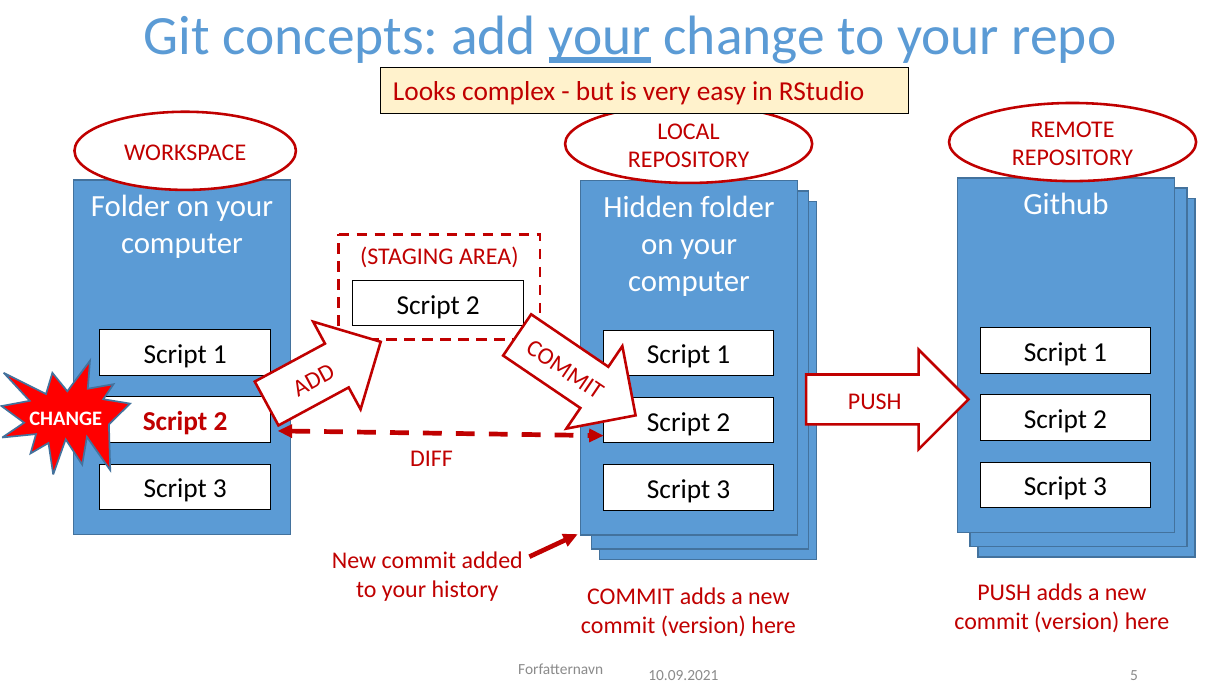
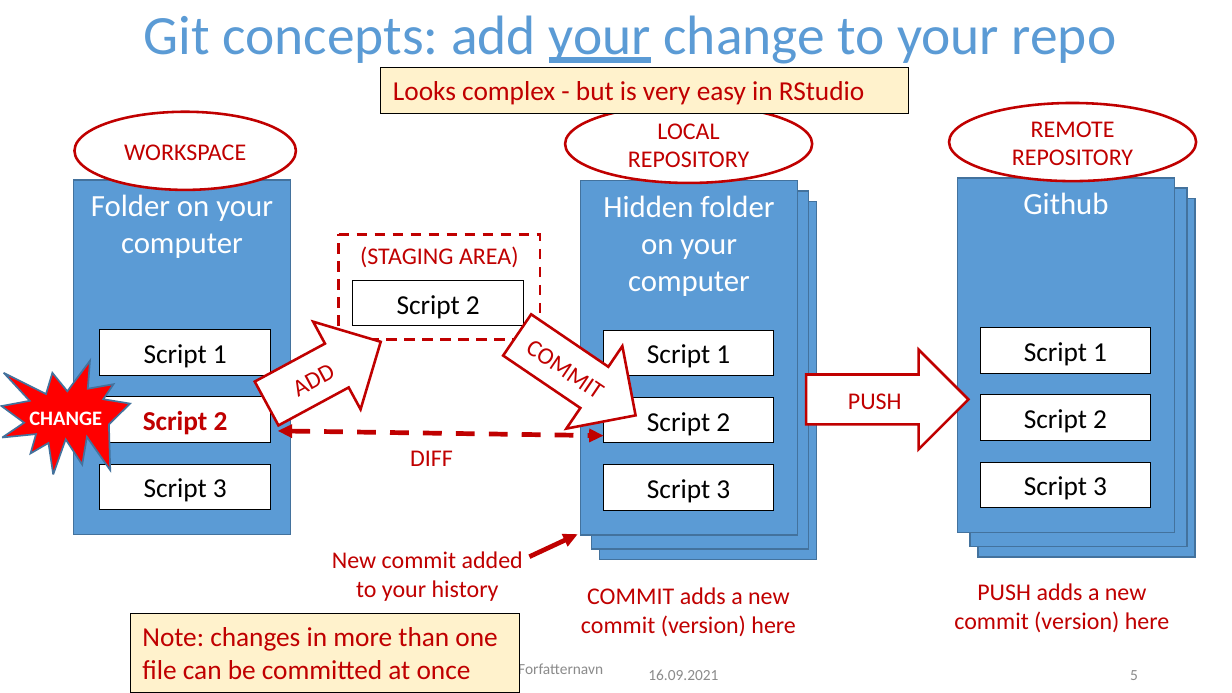
Before and after one commit to NIVANorge/R-Resources, a slide deck: slide 5 of Git concepts.pptx. Drawn at 1232x693 pixels with LibreOffice and Linux fonts; fonts in the diff are those of the drawing; background and template pictures are left out. Boxes give left, top, right and bottom in pixels: in the first picture for what was removed or moved away, otherwise in the second. Text is boxed around its words. In the diff, an @@ line names an element or a change of style, - is before the commit and + after.

Commit message:
Added pages to Github concepts powerpoint

```diff
--- a/Git concepts.pptx
+++ b/Git concepts.pptx
@@ rectangle added at <box>131,614,520,692</box>, fill #FFF2CC, outline #000000 0.75 pt, 16 pt, text #C00000 @@
+Note: changes in more than one file can be committed at once
@@ text at <box>648,669,718,680</box>: text changed @@
-10.09.2021
+16.09.2021
```
Also in this commit, not shown: 16 other slides changed, 6 slides added.
